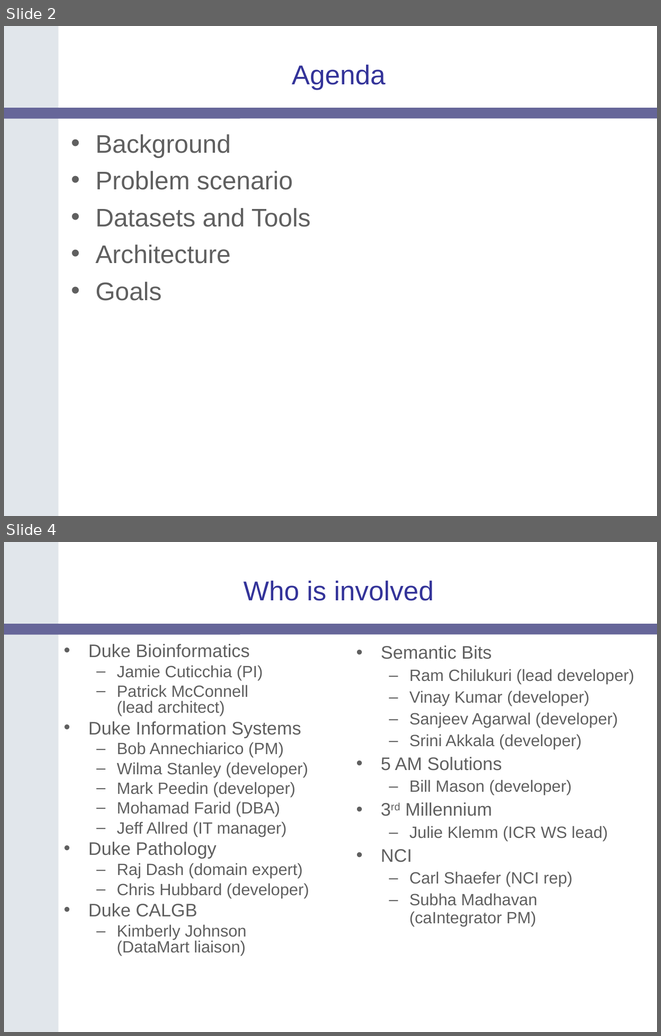
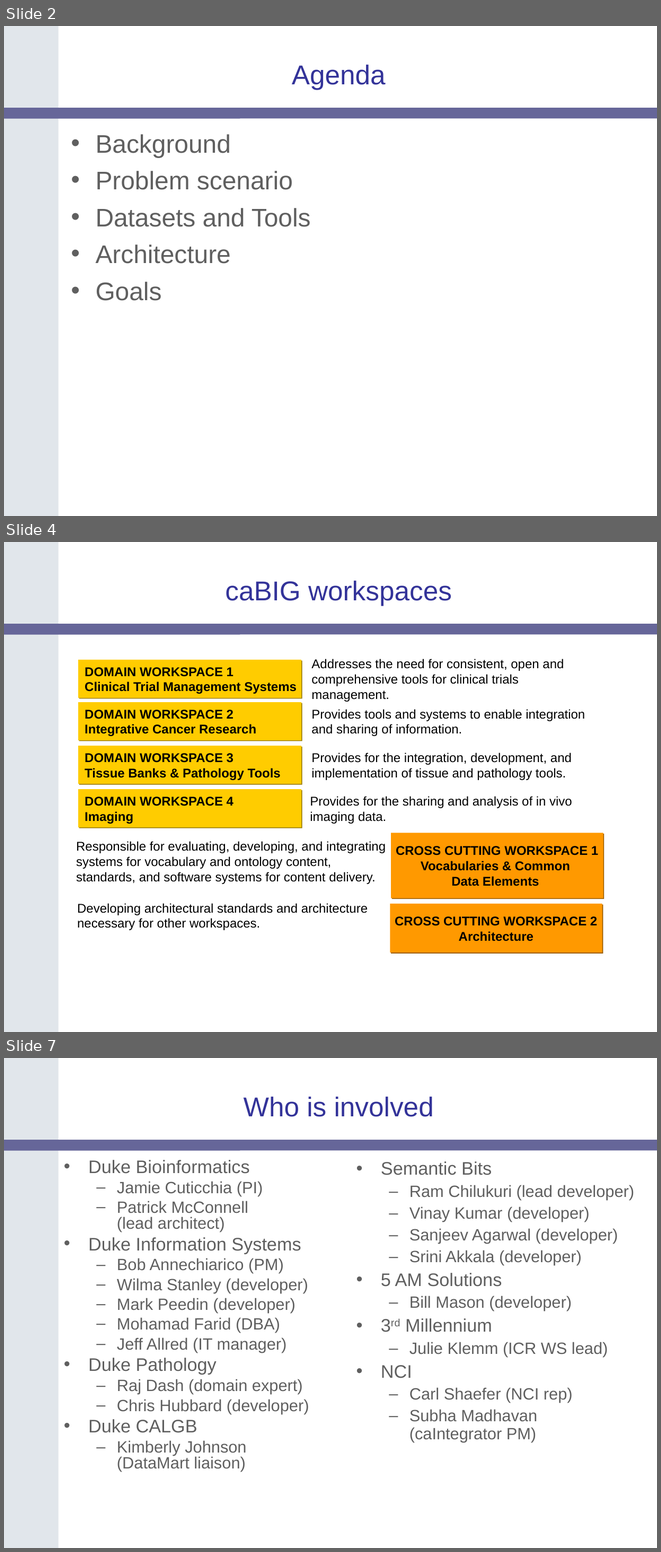
Before and after one commit to NCIP/catrip, a slide deck: catrip/documentation/presentations/breast_clinic_2006_06_19/duke_breast_clinic_2006_06_13.ppt. Shown one above the other, each under a label of ours: slides 2 and 4 before the commit, slides 2, 4 and 7 after it; the slides between them are not shown. The pictures are 661x1036 and 661x1552 pixels, drawn with LibreOffice and Linux fonts; fonts in the diff are those of the drawing; background and template pictures are left out. Boxes give left, top, right and bottom in pixels: in the first picture for what was removed or moved away, otherwise in the second. Text is boxed around its words. In the diff, an @@ line names an element or a change of style, - is before the commit and + after.

```diff
--- a/catrip/documentation/presentations/breast_clinic_2006_06_19/duke_breast_clinic_2006_06_13.ppt
+++ b/catrip/documentation/presentations/breast_clinic_2006_06_19/duke_breast_clinic_2006_06_13.ppt
@@ slide 4 added at (x1=4, y1=542, x2=657, y2=1032), background #FFFFFF; not listed: 2 template elements that a slide beside it also shows @@
@@ title added at (x1=225, y1=581, x2=452, y2=606), 30 pt, text #333399 @@
+caBIG workspaces
@@ rectangle added at (x1=78, y1=660, x2=302, y2=697), fill #FFCC00, 14 pt, text #000000, bold @@
+DOMAIN WORKSPACE 1
+Clinical Trial Management Systems
@@ text added at (x1=311, y1=659, x2=564, y2=702), 14 pt, text #000000 @@
+Addresses the need for consistent, open and comprehensive tools for clinical trials management.
@@ rectangle added at (x1=78, y1=702, x2=302, y2=740), fill #FFCC00, 14 pt, text #000000, bold @@
+DOMAIN WORKSPACE 2
+Integrative Cancer Research
@@ text added at (x1=311, y1=709, x2=585, y2=736), 14 pt, text #000000 @@
+Provides tools and systems to enable integration and sharing of information.
@@ rectangle added at (x1=78, y1=746, x2=302, y2=784), fill #FFCC00, 14 pt, text #000000, bold @@
+DOMAIN WORKSPACE 3
+Tissue Banks & Pathology Tools
@@ text added at (x1=311, y1=752, x2=572, y2=780), 14 pt, text #000000 @@
+Provides for the integration, development, and implementation of tissue and pathology tools.
@@ rectangle added at (x1=78, y1=789, x2=302, y2=827), fill #FFCC00, 14 pt, text #000000, bold @@
+DOMAIN WORKSPACE 4
+Imaging
@@ text added at (x1=310, y1=796, x2=572, y2=823), 14 pt, text #000000 @@
+Provides for the sharing and analysis of in vivo imaging data.
@@ text added at (x1=76, y1=841, x2=386, y2=884), 14 pt, text #000000 @@
+Responsible for evaluating, developing, and integrating systems for vocabulary and ontology content, standards, and software systems for content delivery.
@@ rectangle added at (x1=391, y1=832, x2=603, y2=898), fill #FF9900, 14 pt, text #000000, bold @@
+CROSS CUTTING WORKSPACE 1
+Vocabularies & Common
+Data Elements
@@ text added at (x1=77, y1=903, x2=368, y2=930), 14 pt, text #000000 @@
+Developing architectural standards and architecture necessary for other workspaces.
@@ rectangle added at (x1=390, y1=903, x2=602, y2=952), fill #FF9900, 14 pt, text #000000, bold @@
+CROSS CUTTING WORKSPACE 2
+Architecture
@@ what was slide 4 is now slide 7 @@
```
Also in this commit, not shown: 3 slides changed, 2 other slides added.
